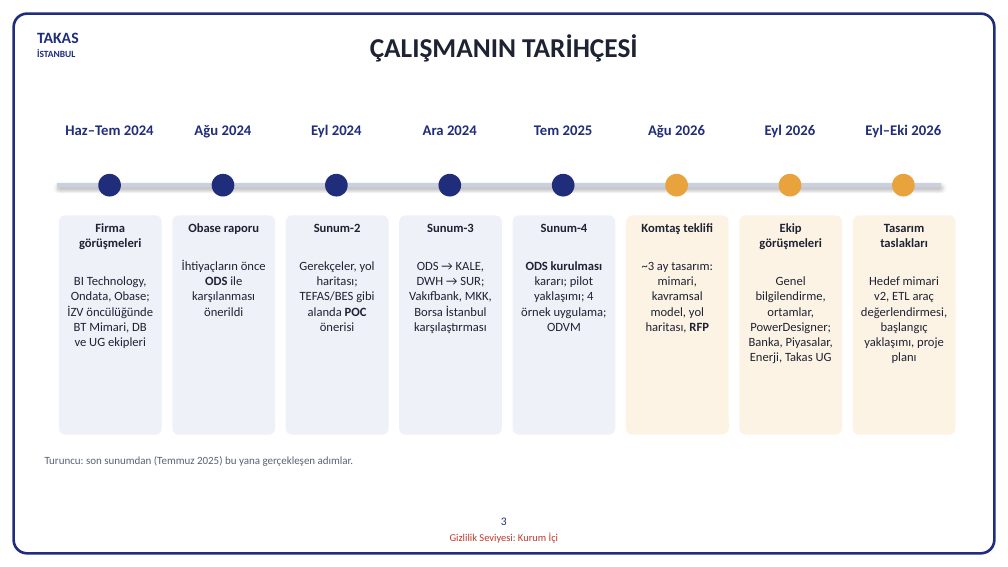
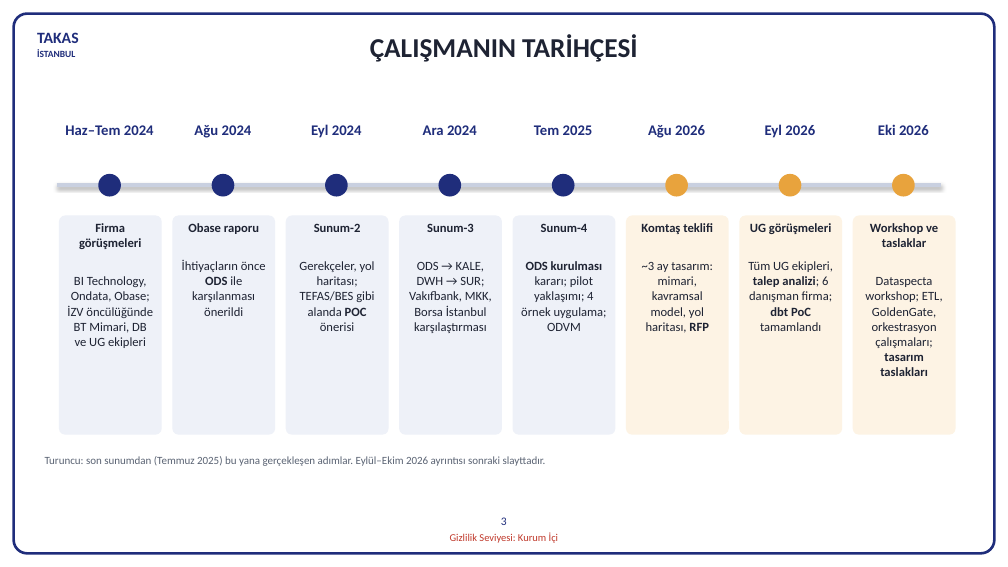
Before and after one commit to hanifidemirel0/Cursor-Projects, a slide deck: slide 3 of outputs/dwh-sunum-kasim-2026/5 - DWHSunum_Kasim2026.pptx. Drawn at 1008x567 pixels with LibreOffice and Linux fonts; fonts in the diff are those of the drawing. Boxes give left, top, right and bottom in pixels: in the first picture for what was removed or moved away, otherwise in the second. Text is boxed around its words. In the diff, an @@ line names an element or a change of style, - is before the commit and + after.

```diff
--- a/outputs/dwh-sunum-kasim-2026/5 - DWHSunum_Kasim2026.pptx
+++ b/outputs/dwh-sunum-kasim-2026/5 - DWHSunum_Kasim2026.pptx
@@ text at (878,124,929,135): text changed @@
-Eyl–Eki 2026
+Eki 2026
@@ text in rounded rectangle at (748,223,833,331): text changed @@
-Ekip görüşmeleri
-Genel bilgilendirme, ortamlar, PowerDesigner; Banka, Piyasalar, Enerji, Takas UG
+UG görüşmeleri
+Tüm UG ekipleri, talep analizi; 6 danışman firma; dbt PoC tamamlandı
@@ text in rounded rectangle at (865,223,943,376): text changed @@
-Tasarım taslakları
-Hedef mimari v2, ETL araç değerlendirmesi, başlangıç yaklaşımı, proje planı
+Workshop ve taslaklar
+Dataspecta workshop; ETL, GoldenGate, orkestrasyon çalışmaları; tasarım taslakları
@@ text at (45,456,546,466): text changed @@
-Turuncu: son sunumdan (Temmuz 2025) bu yana gerçekleşen adımlar.
+Turuncu: son sunumdan (Temmuz 2025) bu yana gerçekleşen adımlar. Eylül–Ekim 2026 ayrıntısı sonraki slayttadır.
```
Also in this commit, not shown: 18 other slides changed, 1 slide added, 3 other files.
